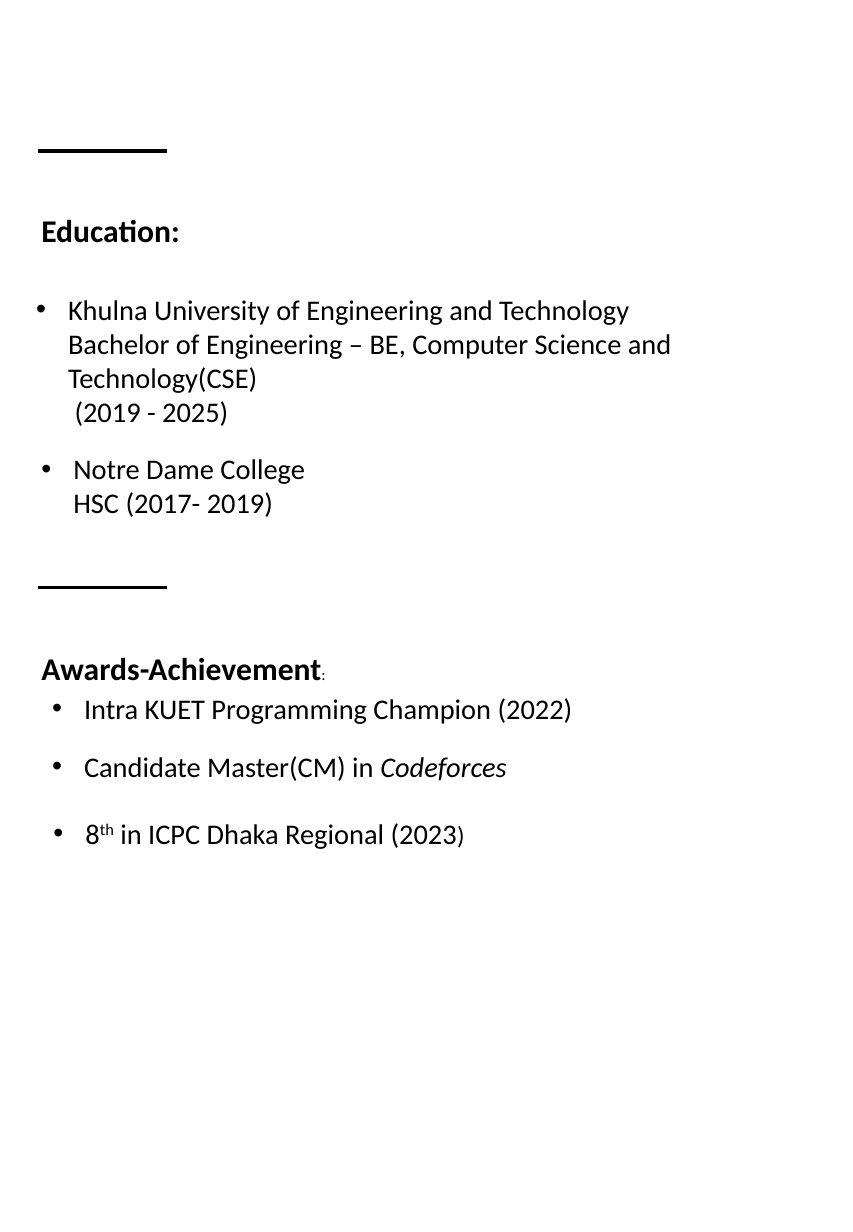
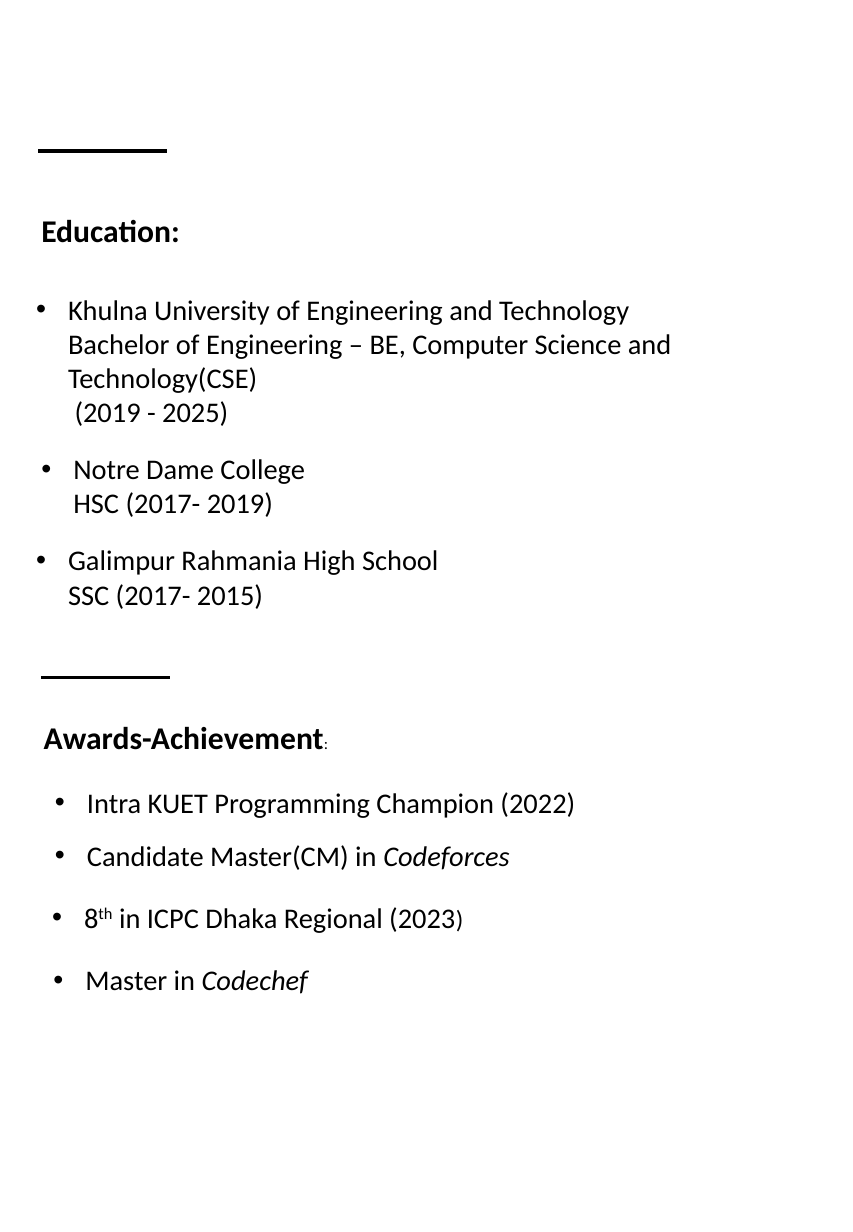
Before and after one commit to ZobayerAbedin/CV, a slide deck: slide 2 of 1907045 - Copy.pptx. Drawn at 853x1232 pixels with LibreOffice and Linux fonts; fonts in the diff are those of the drawing. Boxes give left, top, right and bottom in pixels: in the first picture for what was removed or moved away, otherwise in the second. Text is boxed around its words. In the diff, an @@ line names an element or a change of style, - is before the commit and + after.

```diff
--- a/1907045 - Copy.pptx
+++ b/1907045 - Copy.pptx
@@ text added at (68, 550, 438, 609), 18 pt, text #000000 @@
+• Galimpur Rahmania High School
+  SSC (2017- 2015)
@@ line moved from (39, 588) - (167, 588) to (41, 678) - (169, 678) @@
@@ text "Awards-Achievement:": place and size @@
-text "Awards-Achievement:" at (41, 657, 321, 681)
+text "Awards-Achievement:" at (44, 726, 324, 750)
@@ text "Intra KUET Programming Champion (2022)": place and size @@
-text "Intra KUET Programming Champion (2022)" at (84, 698, 573, 724)
+text "Intra KUET Programming Champion (2022)" at (87, 792, 575, 818)
@@ text "Candidate Master(CM) in Codeforces": place and size @@
-text "Candidate Master(CM) in Codeforces" at (84, 756, 506, 781)
+text "Candidate Master(CM) in Codeforces" at (87, 845, 509, 870)
@@ text "8th in ICPC Dhaka Regional ...": place and size @@
-text "8th in ICPC Dhaka Regional ..." at (120, 823, 457, 849)
+text "8th in ICPC Dhaka Regional ..." at (119, 907, 455, 933)
@@ text added at (85, 970, 308, 994), 18 pt, text #000000 @@
+• Master in Codechef
```
Also in this commit, not shown: 1 other slide changed.
